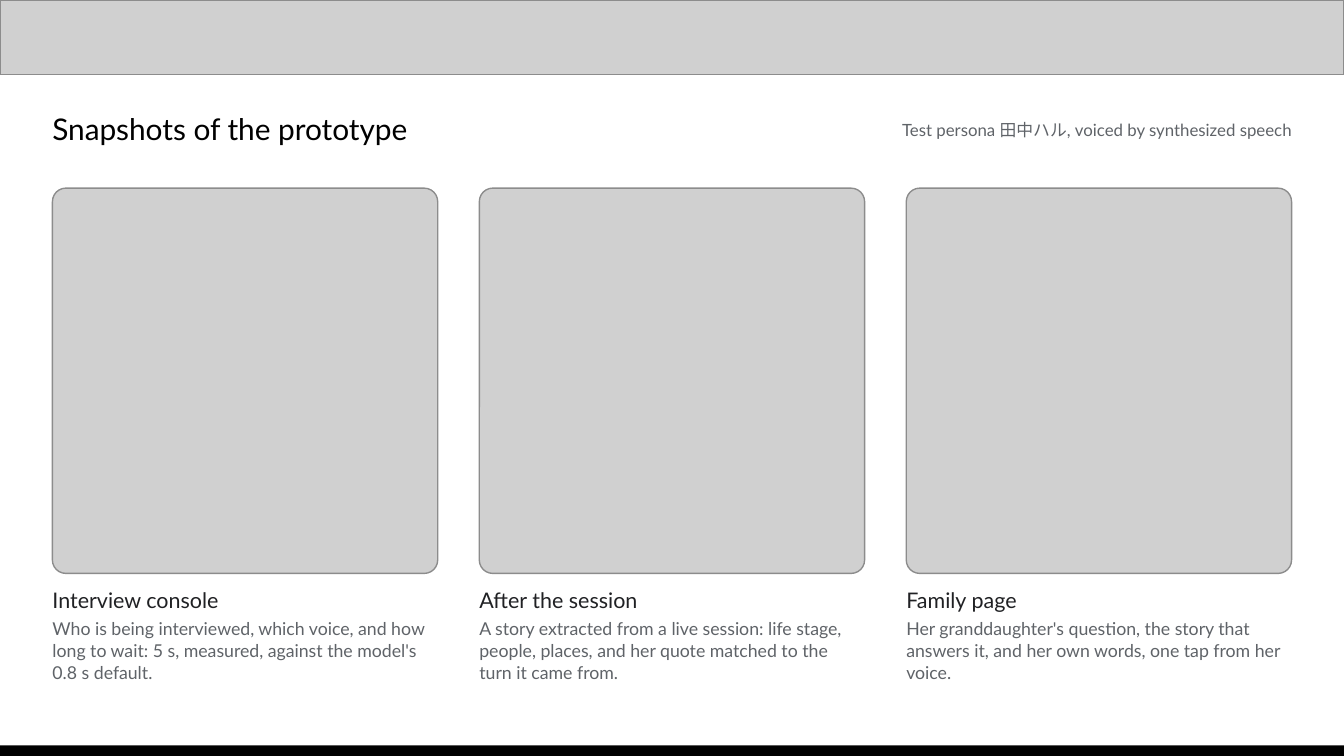
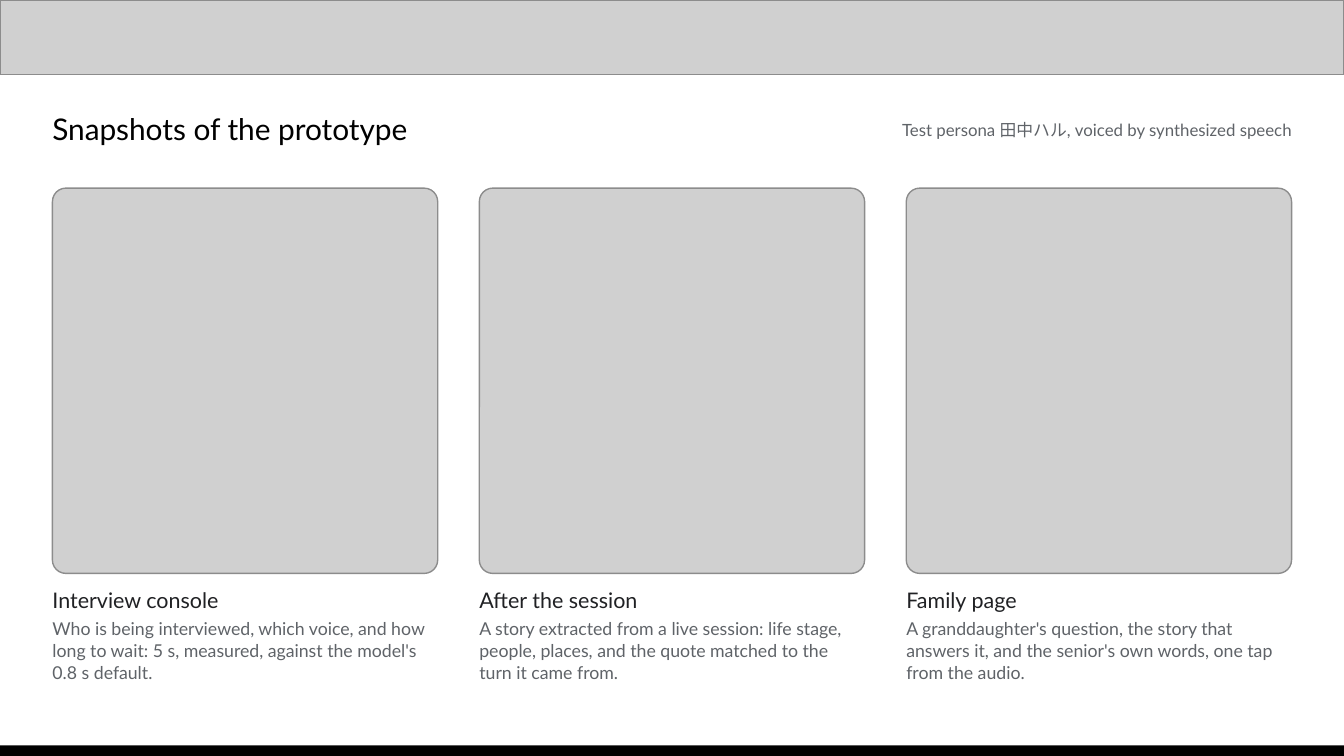
Before and after one commit to kaseovo/kataribe, a slide deck: slide 10 of docs/demo/kataribe-pitch-deck.pptx. Drawn at 1344x756 pixels with LibreOffice and Linux fonts; fonts in the diff are those of the drawing; grey boxes stand for pictures. Boxes give left, top, right and bottom in pixels: in the first picture for what was removed or moved away, otherwise in the second. Text is boxed around its words. In the diff, an @@ line names an element or a change of style, - is before the commit and + after.

```diff
--- a/docs/demo/kataribe-pitch-deck.pptx
+++ b/docs/demo/kataribe-pitch-deck.pptx
@@ text at (479,622,841,679): text changed @@
-A story extracted from a live session: life stage, people, places, and her quote matched to the turn it came from.
+A story extracted from a live session: life stage, people, places, and the quote matched to the turn it came from.
@@ text at (906,622,1272,679): text changed @@
-Her granddaughter's question, the story that answers it, and her own words, one tap from her voice.
+A granddaughter's question, the story that answers it, and the senior's own words, one tap from the audio.
```
Also in this commit, not shown: 9 other slides changed, 1 other file.
